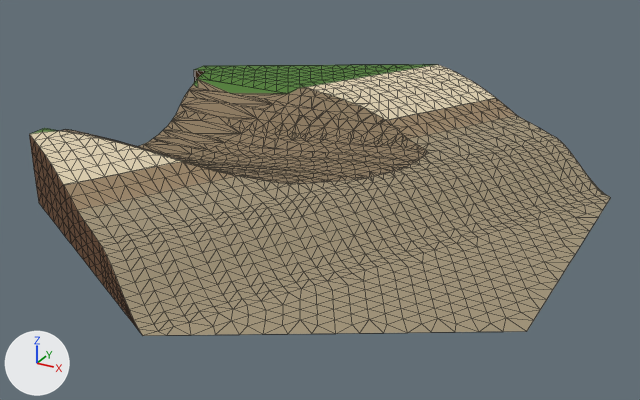
What one commit did to the glTF model assets/kit/p1/river_mouth_base/river_mouth_base.glb.
Both versions are drawn from a camera (50 mm lens) standing at (21.6, -40.0, 15.9) and looking at (0.0, -0.8, -3.7). The lights are fixed; the arrows at lower left show +X, +Y and +Z. The picture after the commit comes second. Mesh edges are drawn as thin lines. Objects named as collision shapes, trigger or cutter boxes, shadow casters or lower levels of detail are left out. Where no turn or scale is listed for an object, it has been applied to the vertices. Vertices at exactly the same position are counted once.

Before the edit, the objects in view are built like this:
```python
mat_beach_sand = principled_material('beach_sand')
mat_beach_sand.base_color = (0.768, 0.658, 0.456)  # beige #e3d4b4
mat_beach_sand.roughness = 0.9
mat_beach_wet = principled_material('beach_wet')
mat_beach_wet.base_color = (0.332, 0.235, 0.13)  # brown #9c8565
mat_river_bed = principled_material('river_bed')
mat_river_bed.base_color = (0.266, 0.195, 0.112)  # brown #8d7a5e
mat_river_bed.roughness = 0.85
me_river_mouth_base_lod0 = bpy.data.meshes.new('river_mouth_base_lod0')
me_river_mouth_base_lod0.from_pydata(...)  # 1867 vertices, 3592 faces; spans x -13.9..13.9, y -16.0..16.0, z -4.0..0.0
# faces by material slot: [186, 305, 103, 1358, 498, 1142]
me_river_mouth_base_lod0.materials.append(mat_beach_grass)  # green #4f7d32
me_river_mouth_base_lod0.materials.append(mat_beach_sand)  # beige #e3d4b4
me_river_mouth_base_lod0.materials.append(mat_beach_wet)  # brown #9c8565
me_river_mouth_base_lod0.materials.append(mat_beach_seabed)  # beige #a39579
me_river_mouth_base_lod0.materials.append(mat_beach_skirt)  # brown #6b4a2f
me_river_mouth_base_lod0.materials.append(mat_river_bed)  # brown #8d7a5e
ob_river_mouth_base_lod0 = bpy.data.objects.new('river_mouth_base_lod0', me_river_mouth_base_lod0)
ob_river_mouth_base_lod0.location = (0.0, 0.0, 0.0)
```
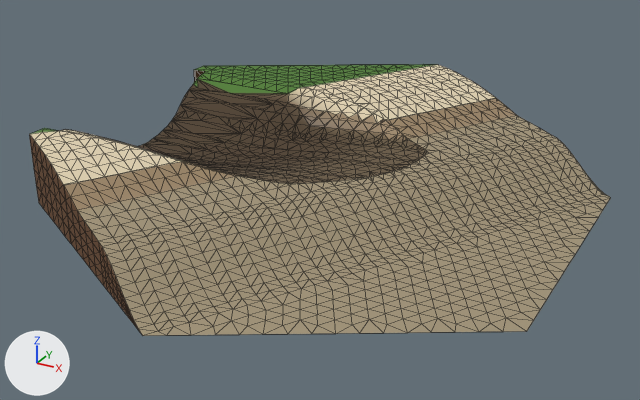
Boxes (x1, y1, x2, y2) around the edits, measured in the pictures (640 x 400 px; the box of a moved part takes in the faces that stretch with it):
part 1 of me_river_mouth_base_lod0, moved or reshaped: (395, 132, 418, 142) in both
part 2 of me_river_mouth_base_lod0, recoloured: (61, 87, 383, 159) in both
part 3 of me_river_mouth_base_lod0, recoloured: (143, 108, 404, 163) in both

Diff of the bpy script that builds the scene:
```diff
--- a/assets/kit/p1/river_mouth_base/river_mouth_base.glb.py
+++ b/assets/kit/p1/river_mouth_base/river_mouth_base.glb.py
@@ mat_beach_sand @@
 n0 = _N.new('ShaderNodeBsdfPrincipled'); n0.name = 'Principled BSDF'
-n0.inputs[0].default_value = (0.768, 0.658, 0.456, 1.0)  # 'Base Color', beige #e3d4b4
 n0.inputs[2].default_value = 0.9  # 'Roughness'
 n1 = _N.new('ShaderNodeOutputMaterial'); n1.name = 'Material Output'
+n2 = _N.new('ShaderNodeMix'); n2.name = 'Mix'
+n2.data_type = 'RGBA'
+n2.blend_type = 'MULTIPLY'
+n2.inputs[0].default_value = 1.0  # 'Factor'
+n2.inputs[7].default_value = (0.768, 0.658, 0.456, 1.0)  # 'B', beige #e3d4b4
+n3 = _N.new('ShaderNodeVertexColor'); n3.name = 'Color Attribute'
 _L.new(n0.outputs[0], n1.inputs[0])  # 'BSDF' to 'Surface'
+_L.new(n2.outputs[2], n0.inputs[0])  # 'Result' to 'Base Color'
+_L.new(n3.outputs[0], n2.inputs[6])  # 'Color' to 'A'
@@ mat_beach_wet @@
 n0 = _N.new('ShaderNodeBsdfPrincipled'); n0.name = 'Principled BSDF'
-n0.inputs[0].default_value = (0.332, 0.235, 0.13, 1.0)  # 'Base Color', brown #9c8565
 n1 = _N.new('ShaderNodeOutputMaterial'); n1.name = 'Material Output'
+n2 = _N.new('ShaderNodeMix'); n2.name = 'Mix'
+n2.data_type = 'RGBA'
+n2.blend_type = 'MULTIPLY'
+n2.inputs[0].default_value = 1.0  # 'Factor'
+n2.inputs[7].default_value = (0.332, 0.235, 0.13, 1.0)  # 'B', brown #9c8565
+n3 = _N.new('ShaderNodeVertexColor'); n3.name = 'Color Attribute'
 _L.new(n0.outputs[0], n1.inputs[0])  # 'BSDF' to 'Surface'
+_L.new(n2.outputs[2], n0.inputs[0])  # 'Result' to 'Base Color'
+_L.new(n3.outputs[0], n2.inputs[6])  # 'Color' to 'A'
@@ mat_river_bed @@
 n0 = _N.new('ShaderNodeBsdfPrincipled'); n0.name = 'Principled BSDF'
-n0.inputs[0].default_value = (0.266, 0.195, 0.112, 1.0)  # 'Base Color', brown #8d7a5e
 n0.inputs[2].default_value = 0.85  # 'Roughness'
 n1 = _N.new('ShaderNodeOutputMaterial'); n1.name = 'Material Output'
+n2 = _N.new('ShaderNodeMix'); n2.name = 'Mix'
+n2.data_type = 'RGBA'
+n2.blend_type = 'MULTIPLY'
+n2.inputs[0].default_value = 1.0  # 'Factor'
+n2.inputs[7].default_value = (0.266, 0.195, 0.112, 1.0)  # 'B', brown #8d7a5e
+n3 = _N.new('ShaderNodeVertexColor'); n3.name = 'Color Attribute'
 _L.new(n0.outputs[0], n1.inputs[0])  # 'BSDF' to 'Surface'
+_L.new(n2.outputs[2], n0.inputs[0])  # 'Result' to 'Base Color'
+_L.new(n3.outputs[0], n2.inputs[6])  # 'Color' to 'A'
@@ me_river_mouth_base_lod0 @@
 me_river_mouth_base_lod0.from_pydata(...)  # 1867 vertices, 3592 faces; spans x -13.9..13.9, y -16.0..16.0, z -4.0..0.0
+# me_river_mouth_base_lod0 part 1
+# 9 faces are deleted
+# 7 new faces join them, mat_beach_wet
+# 2 new faces join them, mat_river_bed
+# me_river_mouth_base_lod0 part 2: 93 faces spanning x -12.9..0.8, y -6.8..6.8, z -1.0..0.0 switch from mat_river_bed (brown #8d7a5e) to mat_beach_sand
+# me_river_mouth_base_lod0 part 3: 102 faces spanning x -9.6..2.5, y -5.7..5.7, z -1.5..-0.6 switch from mat_river_bed (brown #8d7a5e) to mat_beach_wet
 me_river_mouth_base_lod0.materials.append(mat_beach_grass)
```
